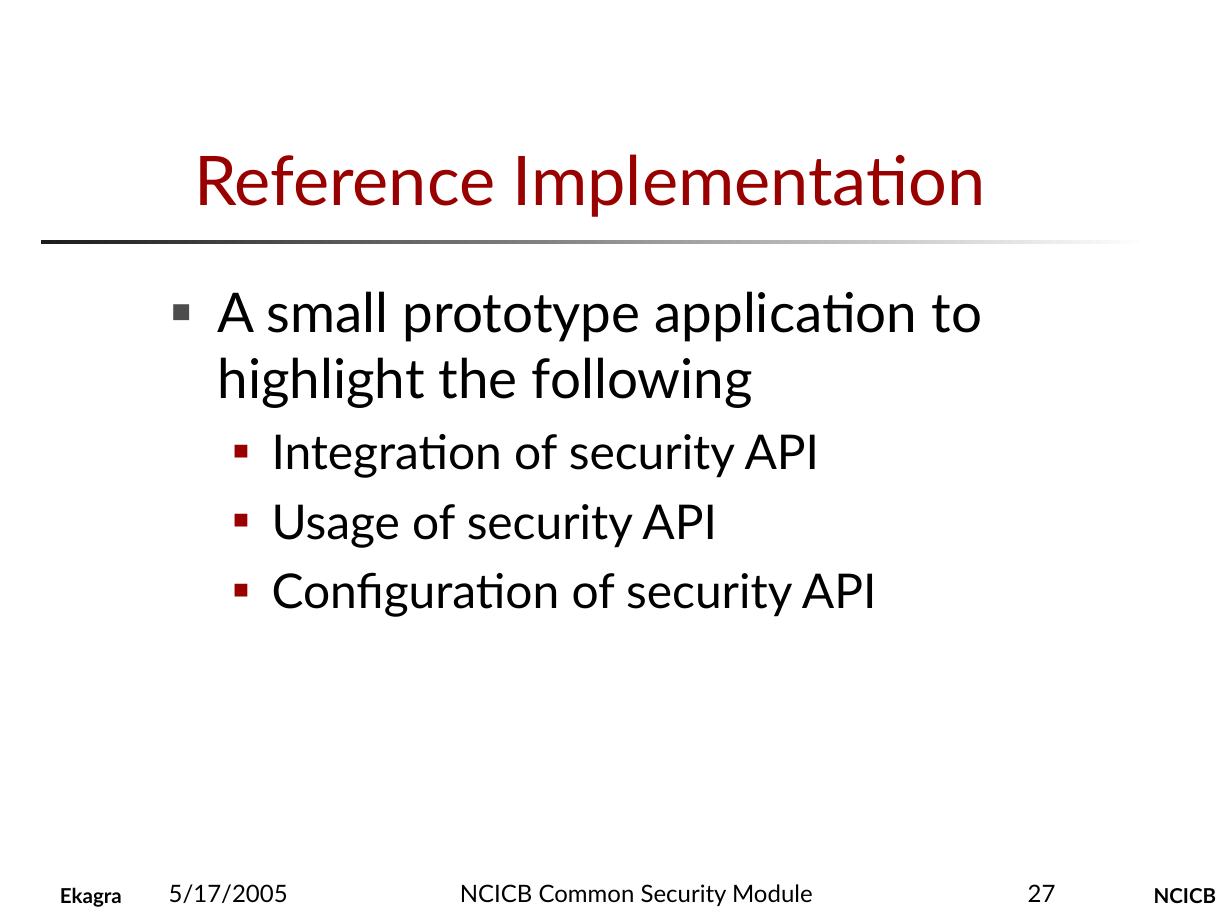
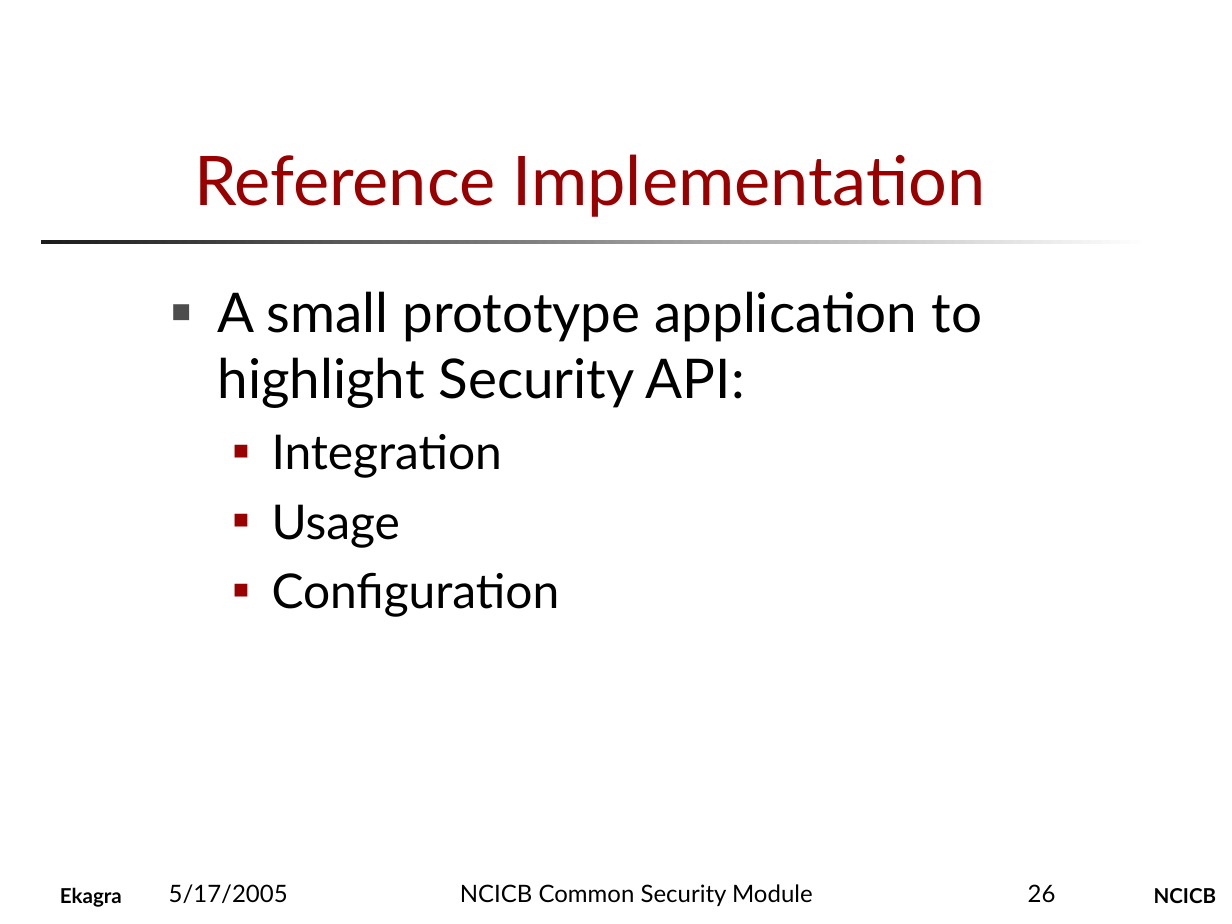
Before and after one commit to CBIIT/common-security-module-docs, a slide deck: slide 26 of Presentations/CSM_Presentation_for_CRIX.ppt (slide 27 before the commit). Drawn at 1232x924 pixels with LibreOffice and Linux fonts; fonts in the diff are those of the drawing; background and template pictures are left out. Boxes give left, top, right and bottom in pixels: in the first picture for what was removed or moved away, otherwise in the second. Text is boxed around its words. In the diff, an @@ line names an element or a change of style, - is before the commit and + after.

```diff
--- a/Presentations/CSM_Presentation_for_CRIX.ppt
+++ b/Presentations/CSM_Presentation_for_CRIX.ppt
@@ text at <box>218,291,982,617</box>: text changed; size 28 to 32 pt @@
-■ A small prototype application to highlight the following
-  ■ Integration of security API
-  ■ Usage of security API
-  ■ Configuration of security API
+■ A small prototype application to highlight Security API:
+  ■ Integration
+  ■ Usage
+  ■ Configuration
@@ page number at <box>1028,884,1056,903</box>: text changed @@
-27
+26
```
Also in this commit, not shown: 7 other slides changed, 1 slide removed.
